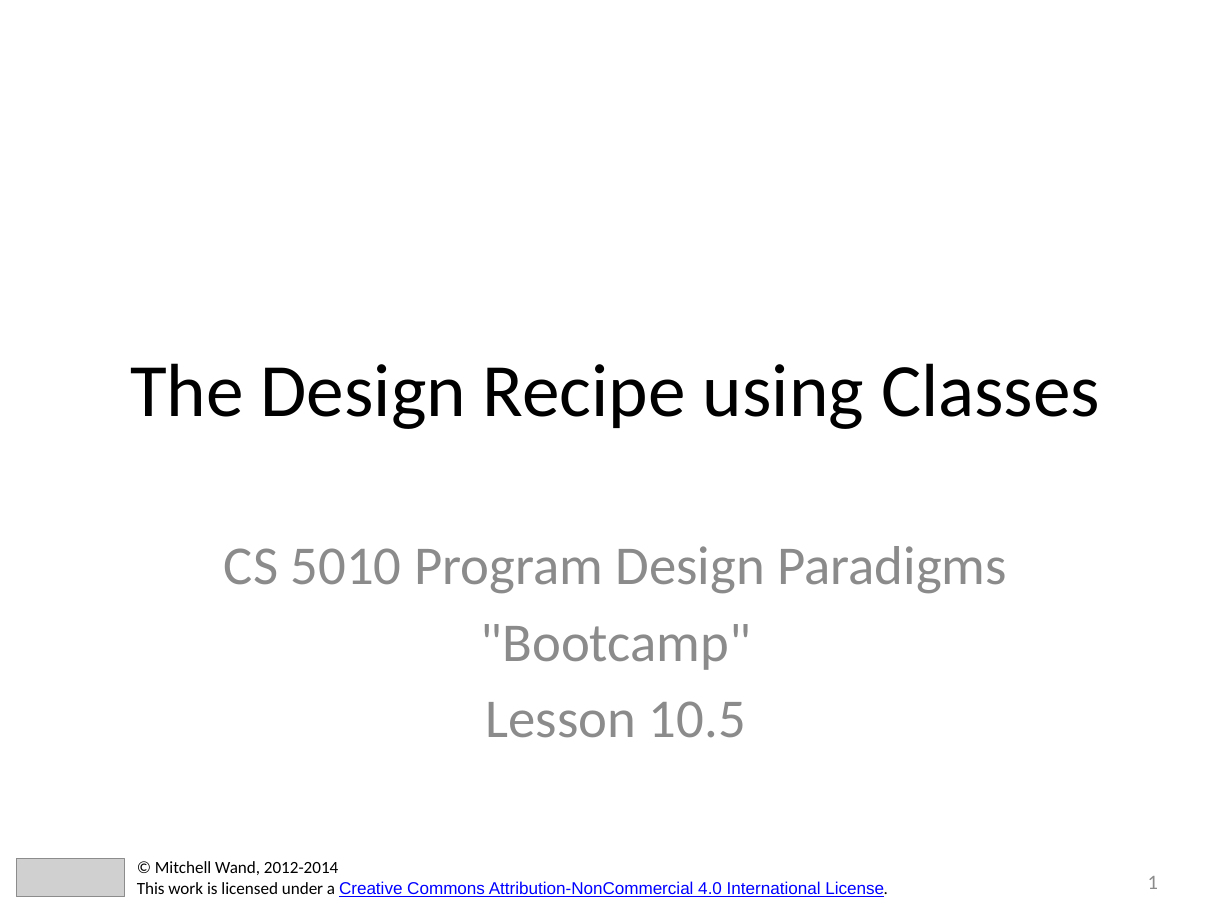
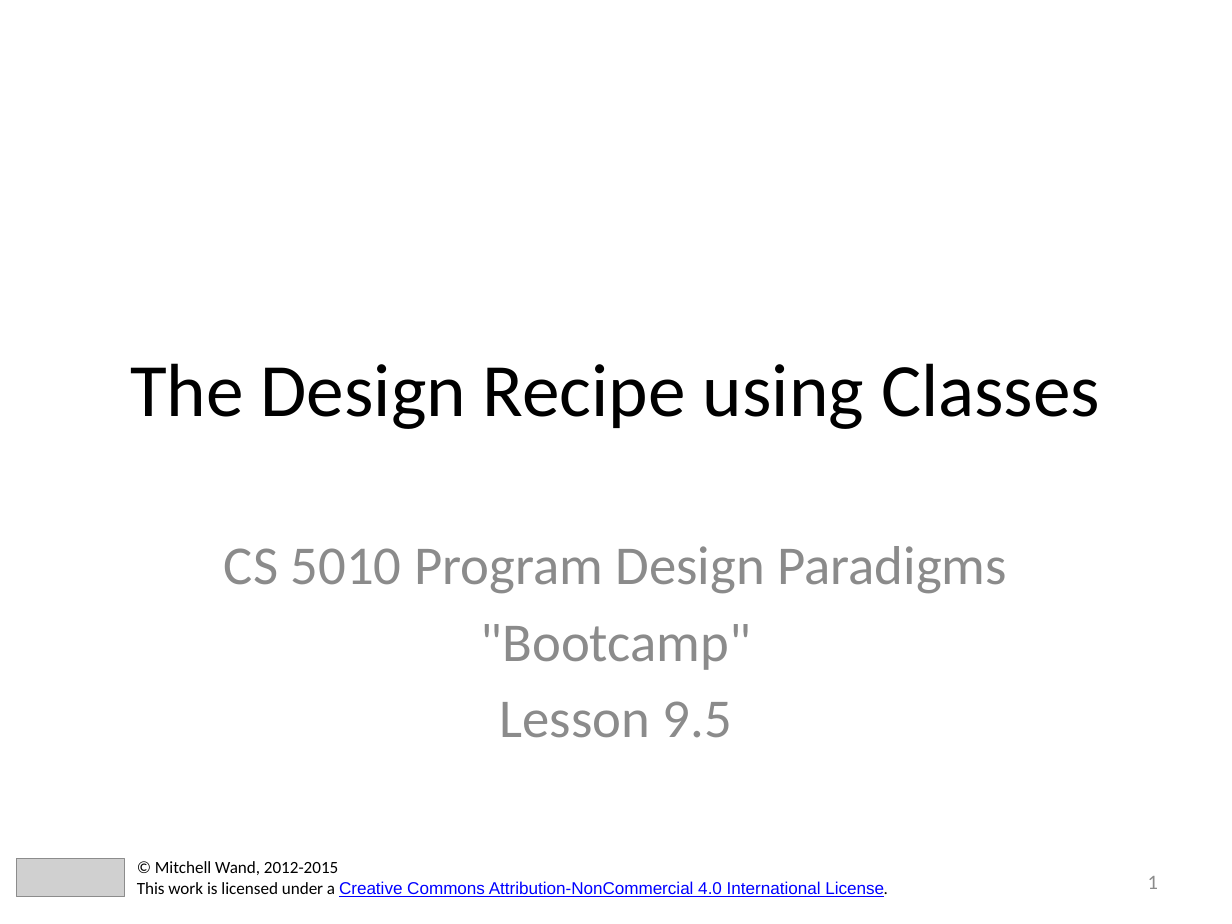
Before and after one commit to mwand/cs5010f16, a slide deck: slide 1 of Slides/Lesson 9.5 The Design Recipe Using Classes.pptx. Drawn at 1232x924 pixels with LibreOffice and Linux fonts; fonts in the diff are those of the drawing; grey boxes stand for pictures. Boxes give left, top, right and bottom in pixels: in the first picture for what was removed or moved away, otherwise in the second. Text is boxed around its words. In the diff, an @@ line names an element or a change of style, - is before the commit and + after.

Commit message:
fixed typo in gp08-3, updating slides for Modules 8-9

```diff
--- a/Slides/Lesson 9.5 The Design Recipe Using Classes.pptx
+++ b/Slides/Lesson 9.5 The Design Recipe Using Classes.pptx
@@ subtitle at <box>500,701,732,738</box>: text changed @@
-Lesson 10.5
+Lesson 9.5
@@ text at <box>155,861,338,875</box>: text changed @@
-© Mitchell Wand, 2012-2014
+© Mitchell Wand, 2012-2015
```
Also in this commit, not shown: 20 other slides changed, 5 slides added, 6 slides removed, 10 other files.
